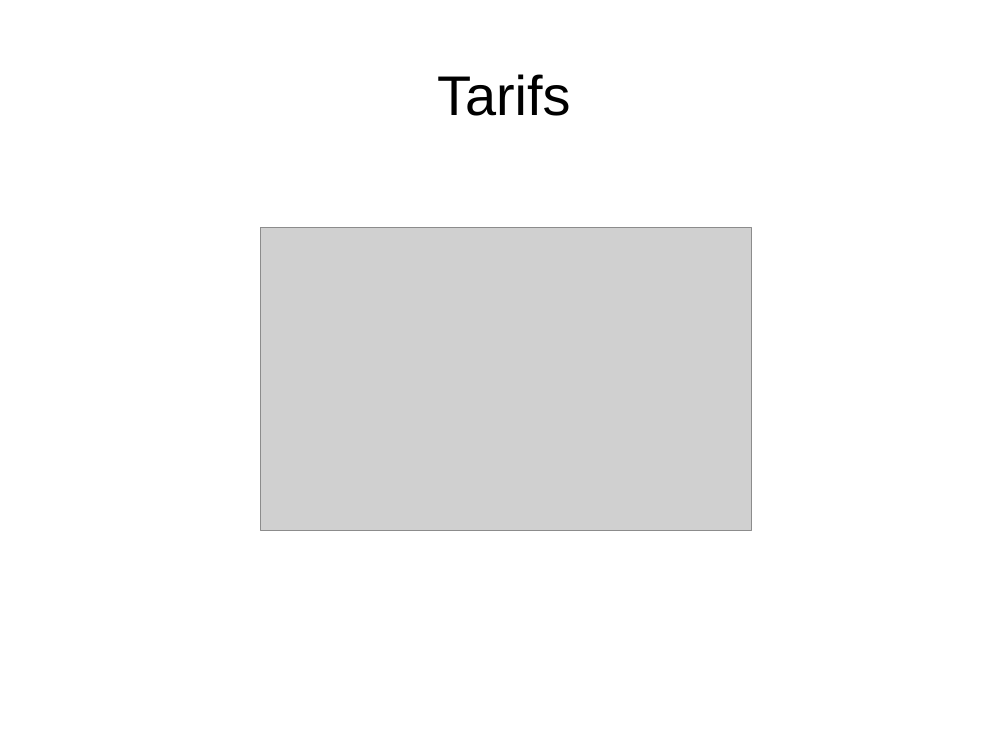
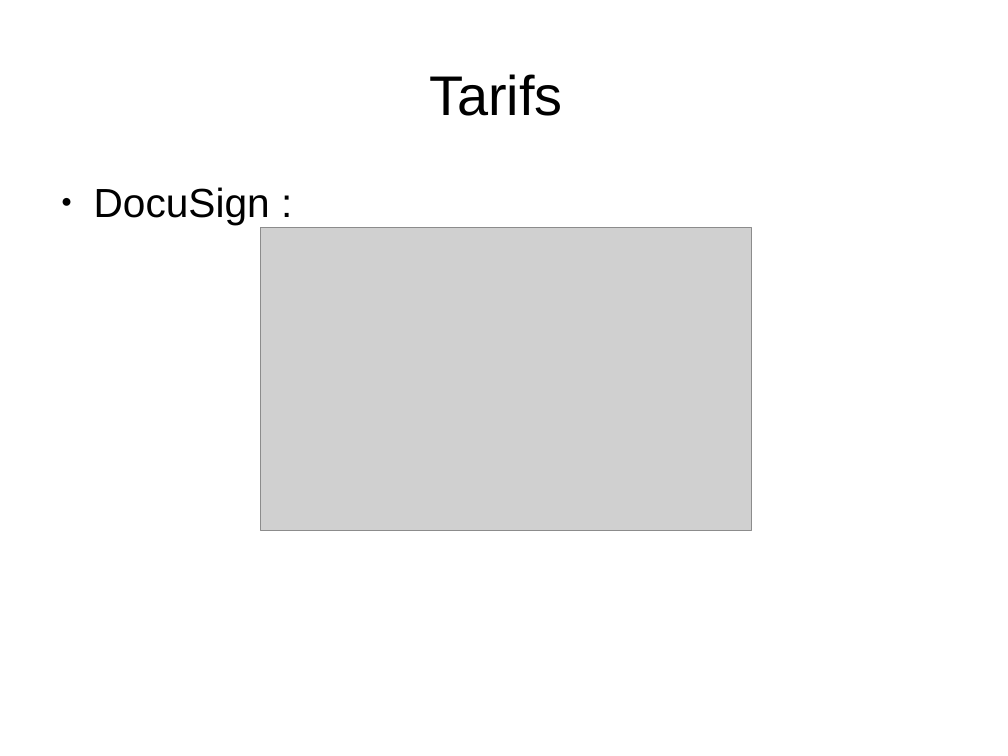
Before and after one commit to heylve/current, a slide deck: slide 6 of Presentations/SignatureElec.odp. Drawn at 1008x756 pixels with LibreOffice and Linux fonts; fonts in the diff are those of the drawing; grey boxes stand for pictures. Boxes give left, top, right and bottom in pixels: in the first picture for what was removed or moved away, otherwise in the second. Text is boxed around its words. In the diff, an @@ line names an element or a change of style, - is before the commit and + after.

```diff
--- a/Presentations/SignatureElec.odp
+++ b/Presentations/SignatureElec.odp
@@ title "Tarifs": place and size @@
-title "Tarifs" at [437,74,570,116]
+title "Tarifs" at [429,74,562,116]
@@ text added at [94,187,270,225], 32 pt, text #000000 @@
+● DocuSign :
```
Also in this commit, not shown: 4 other files.
